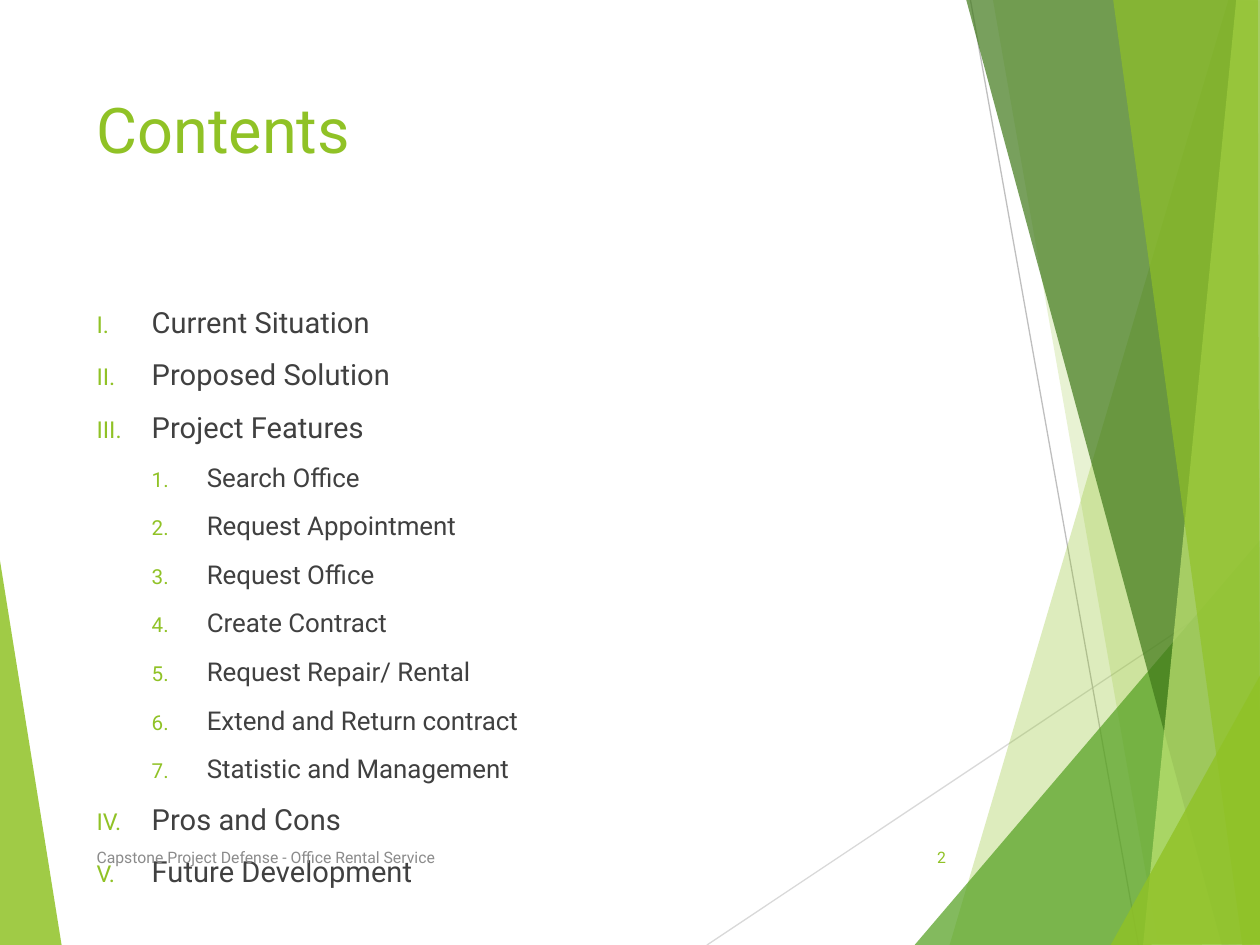
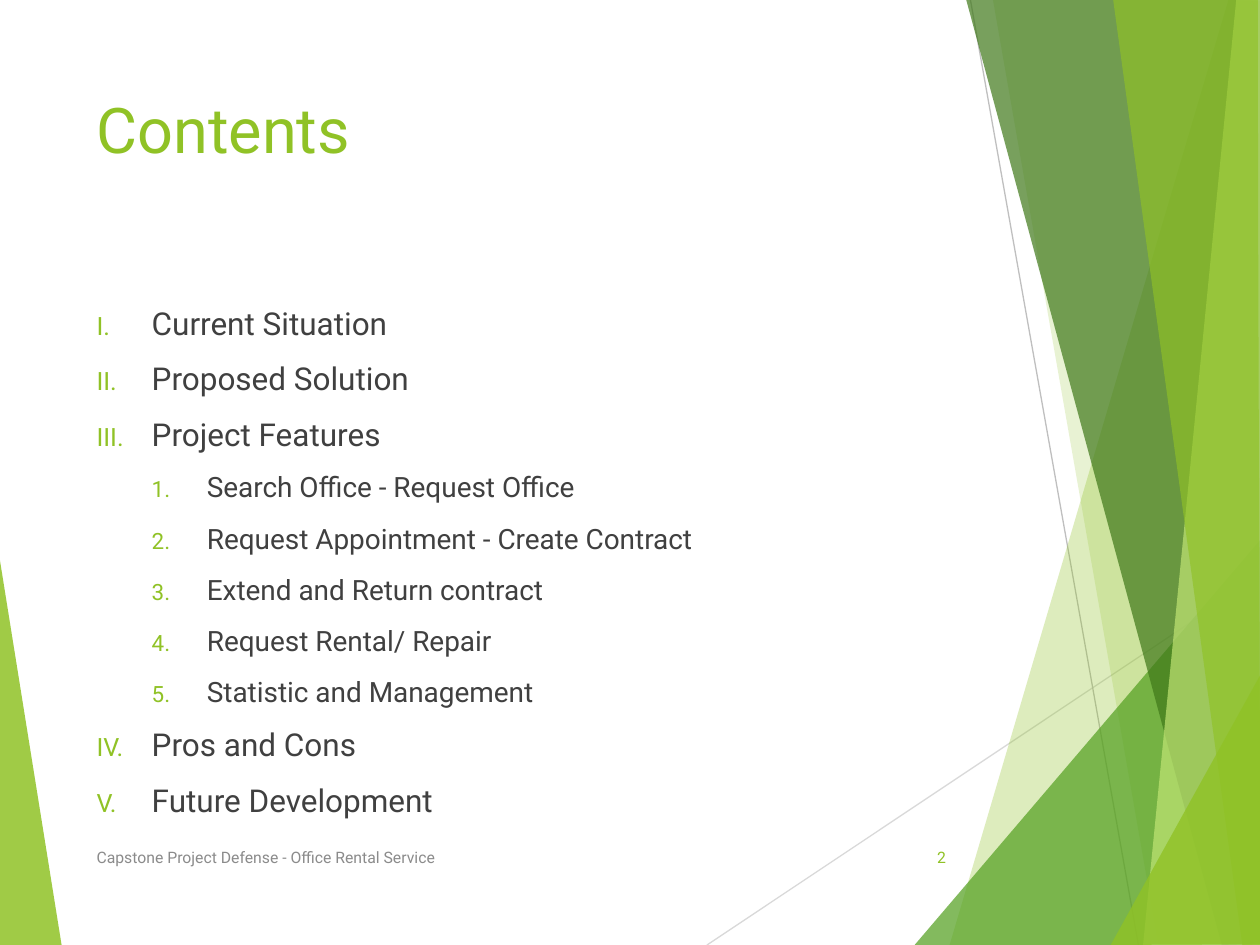
Before and after one commit to tienlx93/capstone-ors, a slide deck: slide 2 of doc/Quoc/SlidePresentation.pptx. Drawn at 1260x945 pixels with LibreOffice and Linux fonts; fonts in the diff are those of the drawing. Boxes give left, top, right and bottom in pixels: in the first picture for what was removed or moved away, otherwise in the second. Text is boxed around its words. In the diff, an @@ line names an element or a change of style, - is before the commit and + after.

```diff
--- a/doc/Quoc/SlidePresentation.pptx
+++ b/doc/Quoc/SlidePresentation.pptx
@@ text at box(152, 312, 543, 819): size 16.6 to 18 pt in "Current Situation", "Proposed Solution", "Project Features", "Pros and Cons" and 1 more places; size 14.8 to 16 pt in "Extend and Return contract", "Statistic and Management" @@
@@ text at box(207, 475, 692, 555): text changed; size 14.8 to 16 pt @@
-  1. Search Office
-  2. Request Appointment
-  3. Request Office
-  4. Create Contract
-  5. Request Repair/ Rental
+  1. Search Office - Request Office
+  2. Request Appointment - Create Contract
@@ text at box(207, 630, 491, 657): paragraph added @@
+  4. Request Rental/ Repair
```
Also in this commit, not shown: 4 other slides changed.
